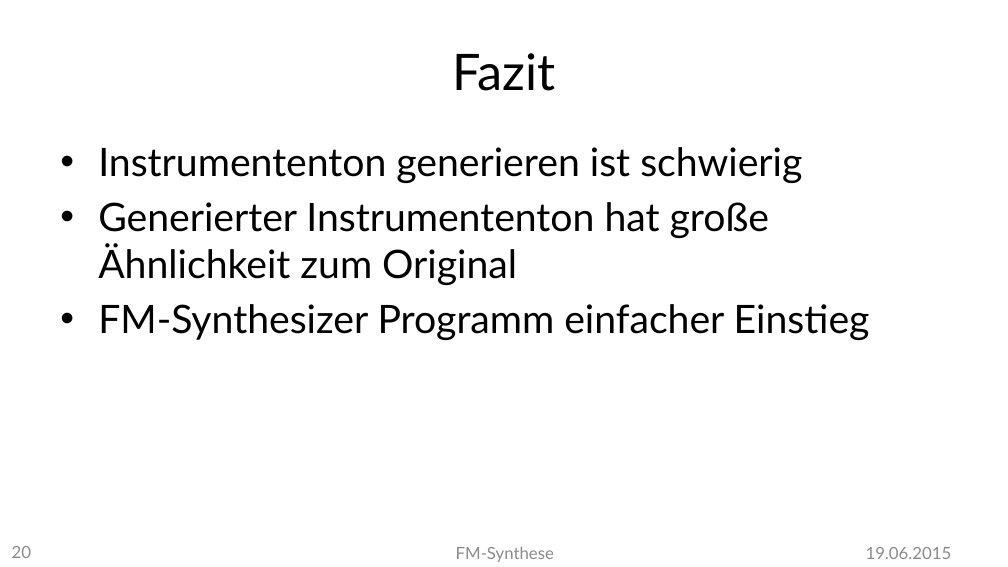
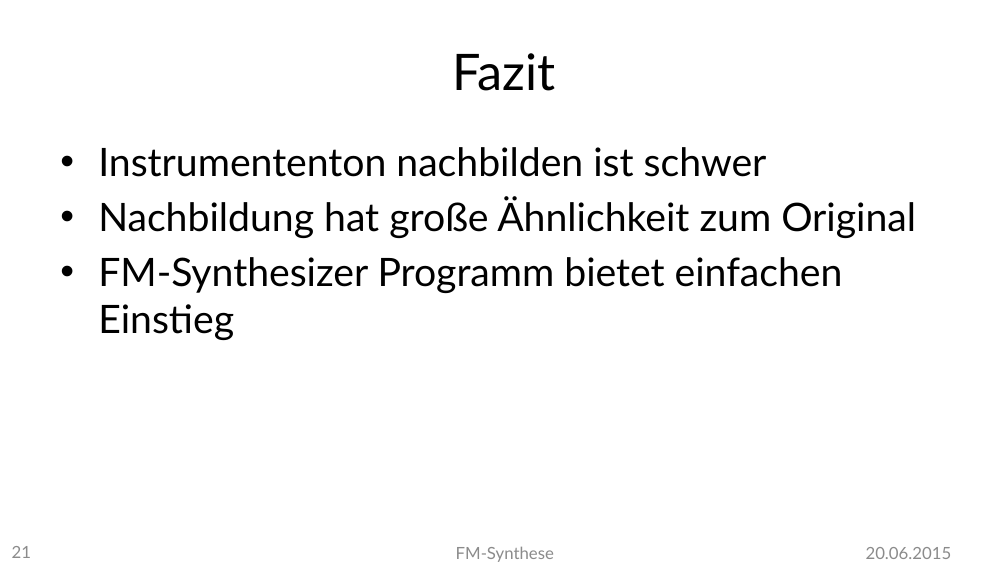
Before and after one commit to MBulli/VSeminar, a slide deck: slide 21 of Praesentation/FMSynthese-Gary.pptx (slide 20 before the commit). Drawn at 1008x567 pixels with LibreOffice and Linux fonts; fonts in the diff are those of the drawing; background and template pictures are left out. Boxes give left, top, right and bottom in pixels: in the first picture for what was removed or moved away, otherwise in the second. Text is boxed around its words. In the diff, an @@ line names an element or a change of style, - is before the commit and + after.

```diff
--- a/Praesentation/FMSynthese-Gary.pptx
+++ b/Praesentation/FMSynthese-Gary.pptx
@@ text at (x1=98, y1=147, x2=916, y2=340): text changed @@
-• Instrumententon generieren ist schwierig
-• Generierter Instrumententon hat große Ähnlichkeit zum Original
-• FM-Synthesizer Programm einfacher Einstieg
+• Instrumententon nachbilden ist schwer
+• Nachbildung hat große Ähnlichkeit zum Original
+• FM-Synthesizer Programm bietet einfachen Einstieg
@@ page number at (x1=12, y1=546, x2=31, y2=558): text changed @@
-20
+21
@@ text at (x1=866, y1=547, x2=952, y2=559): text changed @@
-19.06.2015
+20.06.2015
```
Also in this commit, not shown: 20 other slides changed, 1 slide added, 17 other files.
